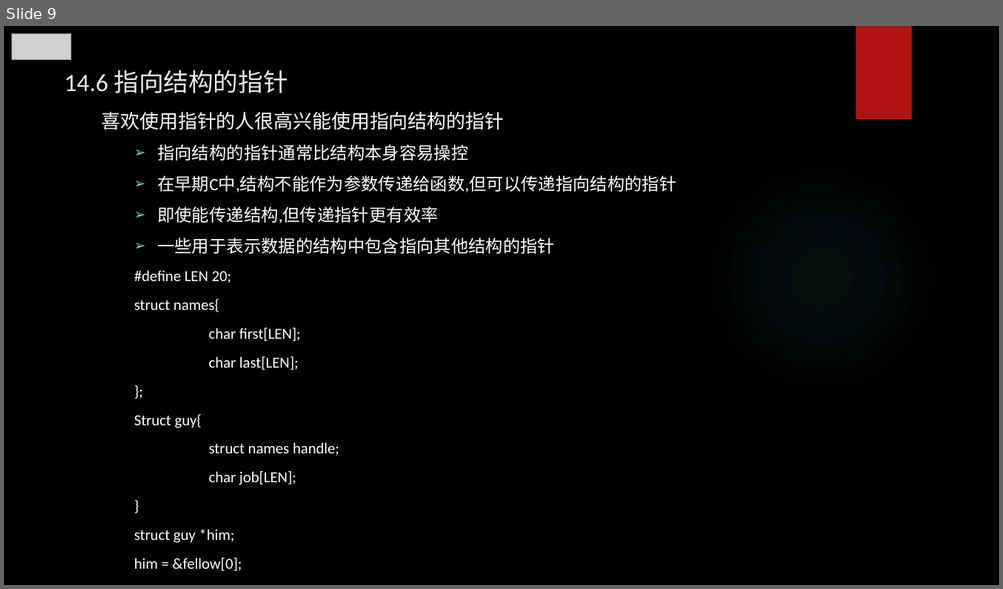
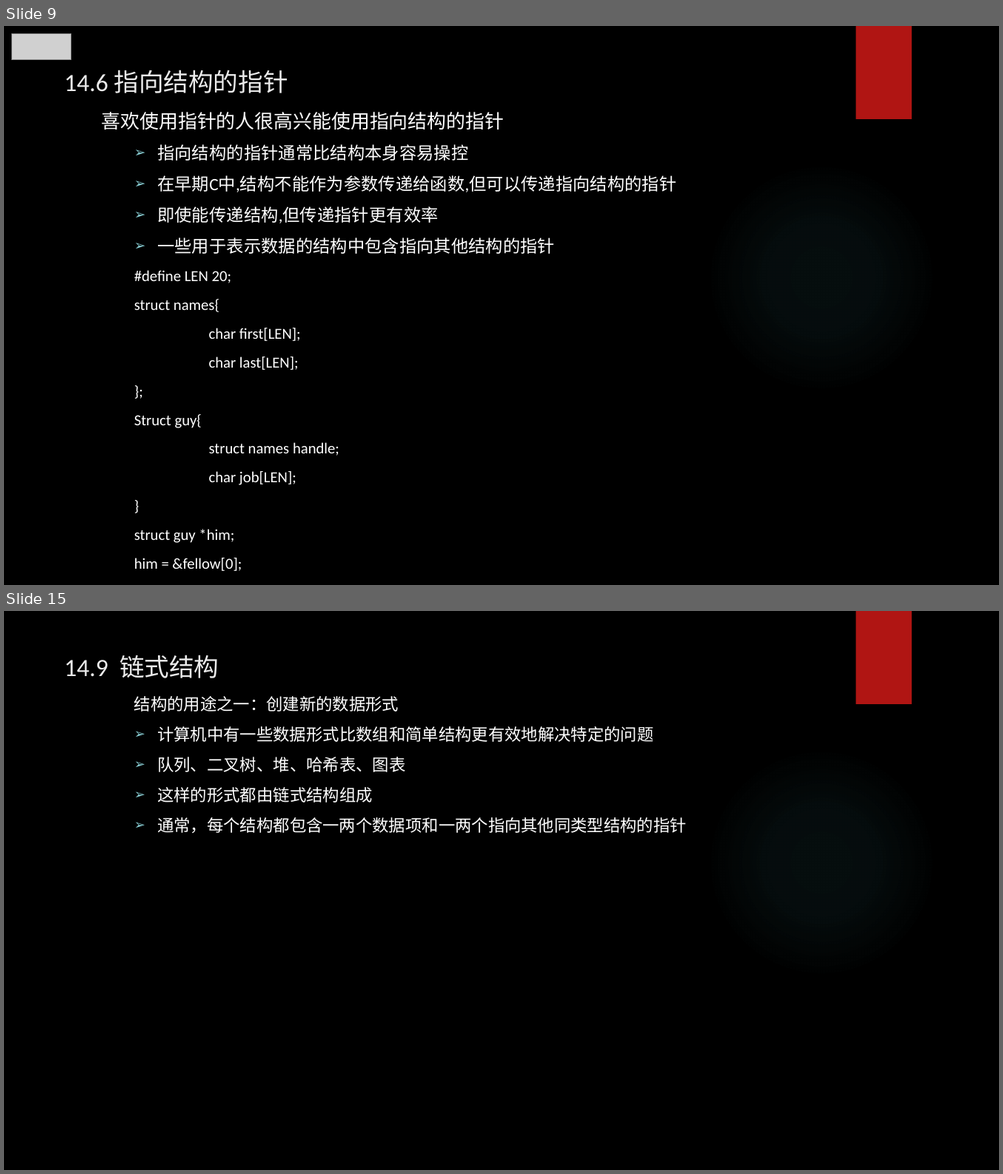
Before and after one commit to tsyin/c_ppt-code, a slide deck: PPT/14 结构和其他数据形式.pptx. Shown one above the other, each under a label of ours: slide 9 before the commit, slides 9 and 15 after it; the slides between them are not shown. The pictures are 1003x589 and 1003x1174 pixels, drawn with LibreOffice and Linux fonts; fonts in the diff are those of the drawing; grey boxes stand for pictures; background and template pictures are left out. Boxes give left, top, right and bottom in pixels: in the first picture for what was removed or moved away, otherwise in the second. Text is boxed around its words. In the diff, an @@ line names an element or a change of style, - is before the commit and + after.

```diff
--- a/PPT/14 结构和其他数据形式.pptx
+++ b/PPT/14 结构和其他数据形式.pptx
@@ slide 15 added at [4, 611, 999, 1170], background picture (left out); not listed: 2 template elements that a slide beside it also shows @@
@@ title added at [64, 655, 219, 678], 24 pt, text #EBEBEB @@
+14.9 链式结构
@@ text added at [134, 696, 686, 834], 16 pt, text #FFFFFF @@
+  结构的用途之一：创建新的数据形式
+  ➢ 计算机中有一些数据形式比数组和简单结构更有效地解决特定的问题
+  ➢ 队列、二叉树、堆、哈希表、图表
+  ➢ 这样的形式都由链式结构组成
+  ➢ 通常，每个结构都包含一两个数据项和一两个指向其他同类型结构的指针
```
Also in this commit, not shown: 1 slide changed, 5 other slides added.
